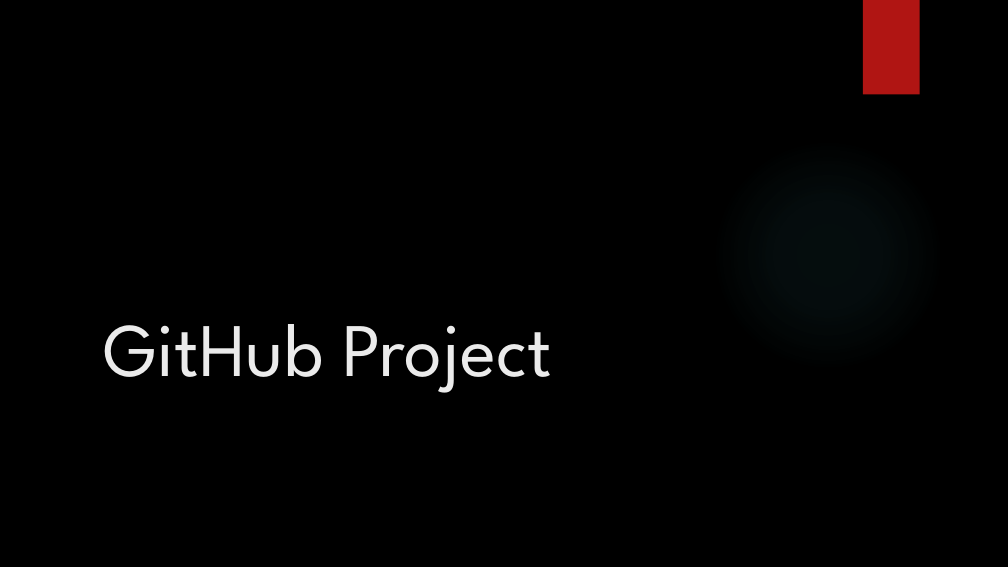
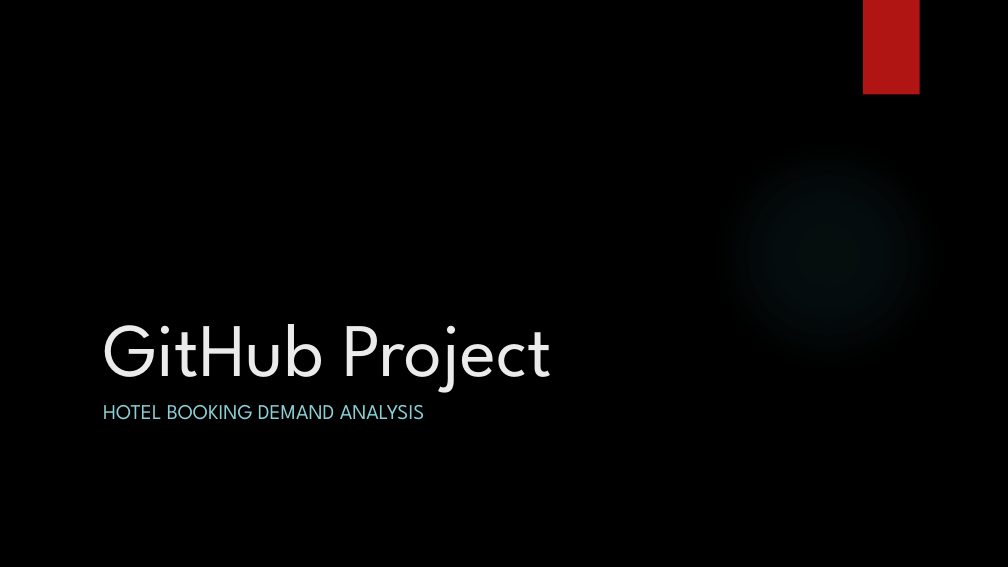
Before and after one commit to Konadrak/GitHub_Project_1a-Team_A, a slide deck: slide 1 of Presentation/GitHub Project Presentation.pptx. Drawn at 1008x567 pixels with LibreOffice and Linux fonts; fonts in the diff are those of the drawing; background and template pictures are left out. Boxes give left, top, right and bottom in pixels: in the first picture for what was removed or moved away, otherwise in the second. Text is boxed around its words. In the diff, an @@ line names an element or a change of style, - is before the commit and + after.

Commit message:
Analysis and Presentation

```diff
--- a/Presentation/GitHub Project Presentation.pptx
+++ b/Presentation/GitHub Project Presentation.pptx
@@ subtitle added at (103,405,425,420), 20 pt, text #8AD0D6 @@
+HOTEL BOOKING DEMAND ANALYSIS
```
Also in this commit, not shown: 12 slides added, 2 slides removed, 3 other files.
